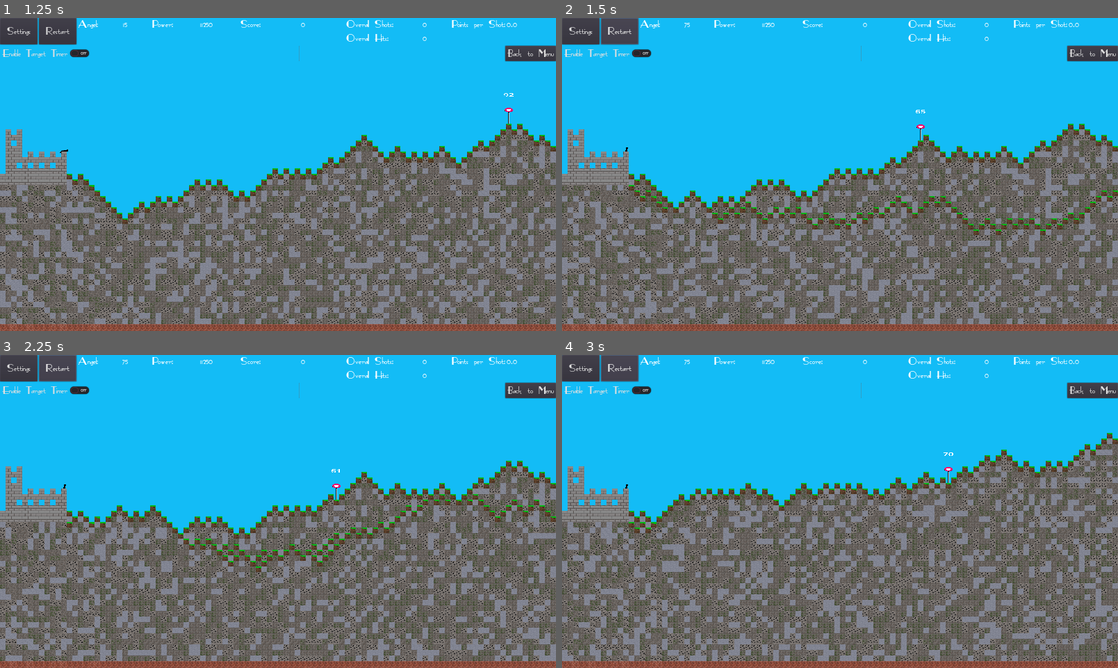
Above: before the commit, frames 1-4 (two rows, left to right).
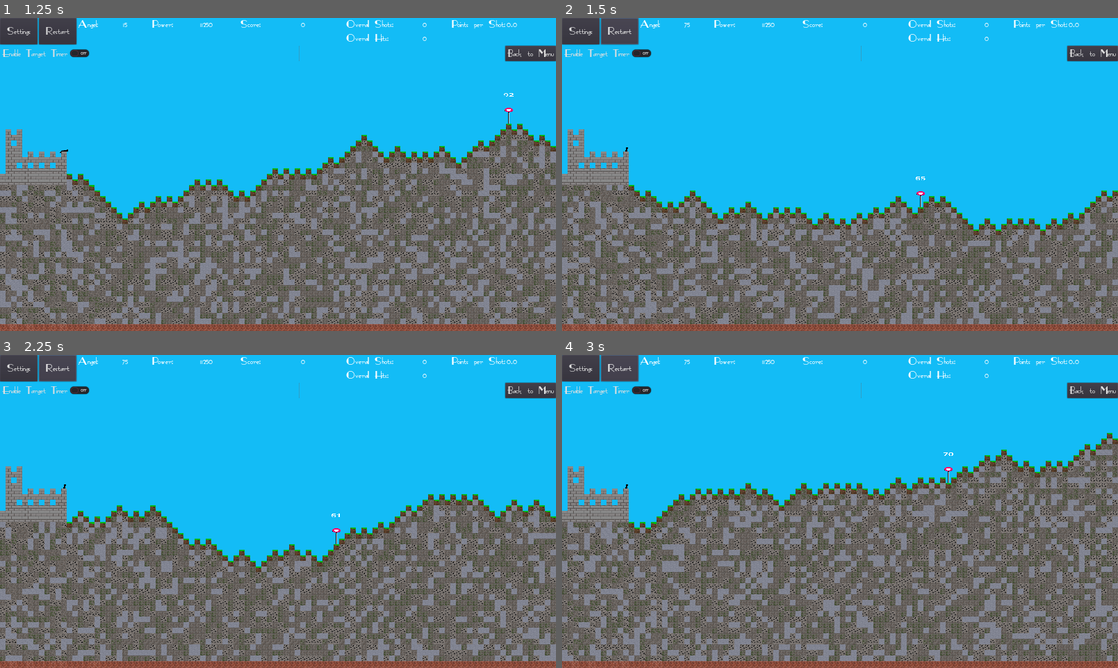
Above: after the commit, the same moments.

Repository: Coding-4Fun/Just4Fun_Mini_Shootergame
Game: Godot game, scene res://UI/MainMenuUI.tscn
The game is run twice, just before and just after one commit, with the same random seed, the same clock (stepped at 60 frames per second) and the same inputs.
Inputs:
- Up to frame 1 (1.25 s): click "Play" at 0.5 s
- Up to frame 2 (1.5 s): click "Restart" at 1.25 s
- Up to frame 3 (2.25 s): click "Restart" at 2 s
- Up to frame 4 (3 s): click "Restart" at 2.75 s

Frame 1 is identical in both runs. In frame 2, 12% of the frame differs, in the area x 12-100%, y 29-68%; in frame 3, 6.8%; in frame 4, 0.2%.

Commit message:
Add: Reaktion auf GameReset ===: Löschen der Map ===: Neugenerieren ===: Workaround um die Burg zu behalten

Diff:
--- a/TerrainMapGenerator.gd
+++ b/TerrainMapGenerator.gd
@@ -34,7 +34,17 @@
 	max_terrain_height = mod
 
 
+func Reset_TileMap() -> void:
+	## Woraround um die Burg zu behalten
+	var Castle = get_used_cells_by_id(6)
+	clear()
+	for i in Castle.size():
+		set_cellv(Castle[i], 6)
+	pass
+
+
 func generate_world_tilemap_base() -> void:
+	Reset_TileMap()
 	randomize()
 	current_displacement = displacement
 	for x in world_tiles_x:
